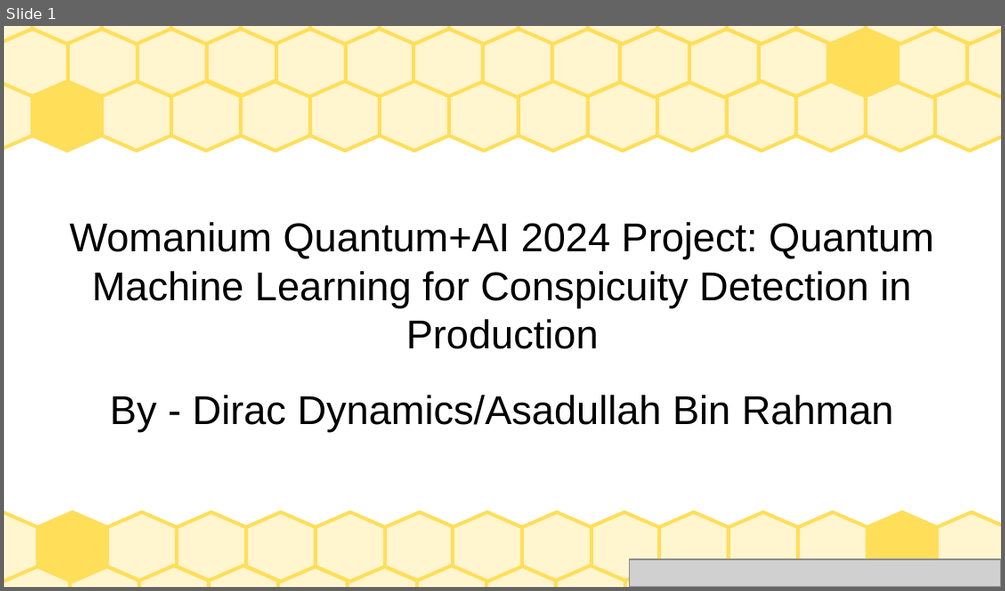
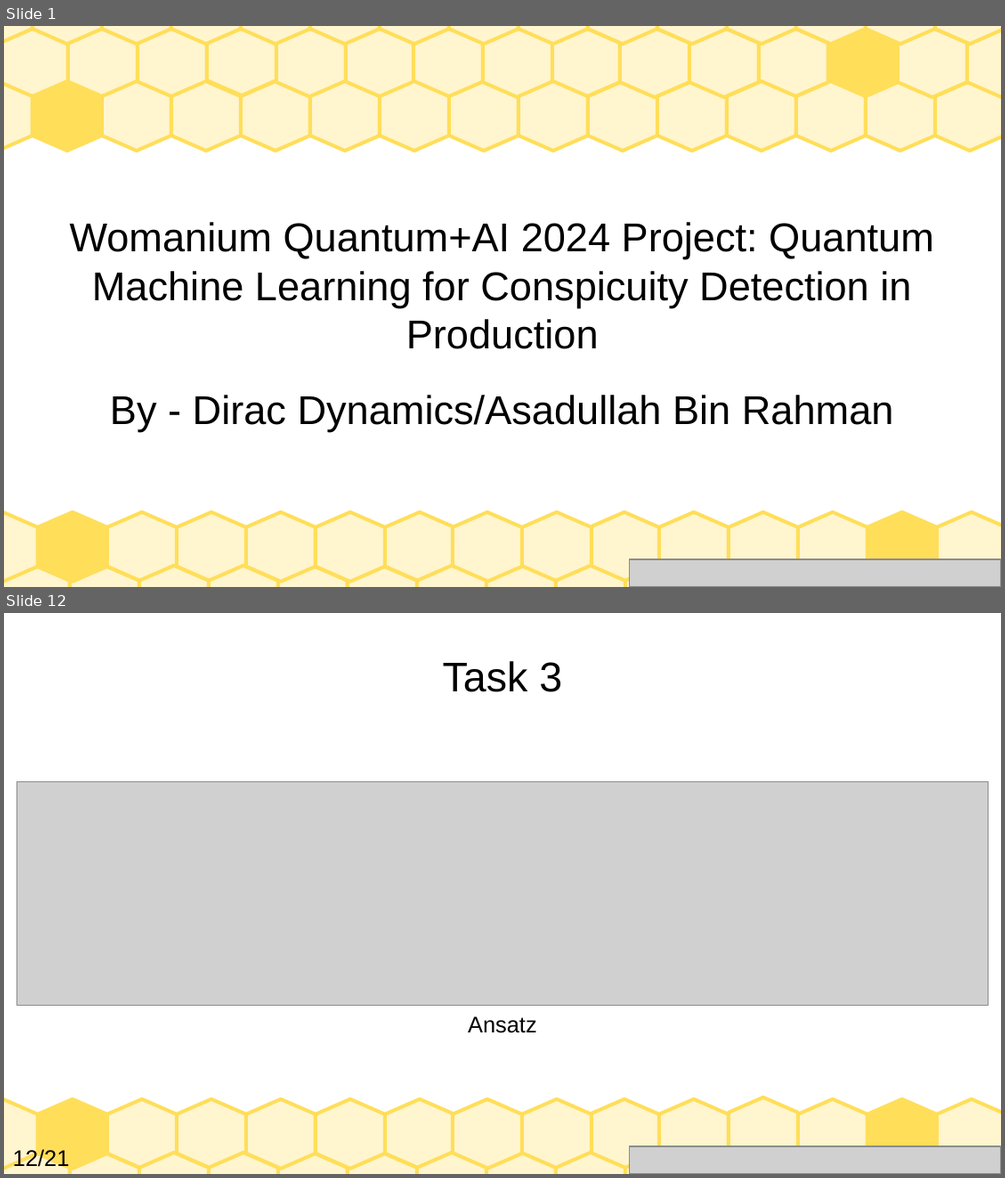
Before and after one commit to AsadullahGalib007/QML-for-Conspicuity-Detection-in-Production, a slide deck: project-presentation.odp. Shown one above the other, each under a label of ours: slide 1 before the commit, slides 1 and 12 after it; the slides between them are not shown. The pictures are 1005x591 and 1005x1178 pixels, drawn with LibreOffice and Linux fonts; fonts in the diff are those of the drawing; grey boxes stand for pictures. Boxes give left, top, right and bottom in pixels: in the first picture for what was removed or moved away, otherwise in the second. Text is boxed around its words. In the diff, an @@ line names an element or a change of style, - is before the commit and + after.

```diff
--- a/project-presentation.odp
+++ b/project-presentation.odp
@@ slide 12 added at [4, 613, 1001, 1174], background #FFFFFF; not listed: 29 template elements that a slide beside it also shows @@
@@ title added at [443, 661, 562, 692], 33 pt, text #000000 @@
+Task 3
@@ picture added at [16, 781, 988, 1005] @@
@@ text added at [468, 1016, 537, 1033], 18 pt, text #000000 @@
+Ansatz
@@ freeform shape added at [728, 1097, 798, 1167], fill #FFF5CE, outline #FFDE59 2.83 pt @@
@@ text added at [13, 1148, 70, 1171], 18 pt, text #000000 @@
+12/21
@@ picture added at [629, 1147, 1001, 1174] @@
```
Also in this commit, not shown: 2 slides changed, 17 other slides added, 7 slides removed.
